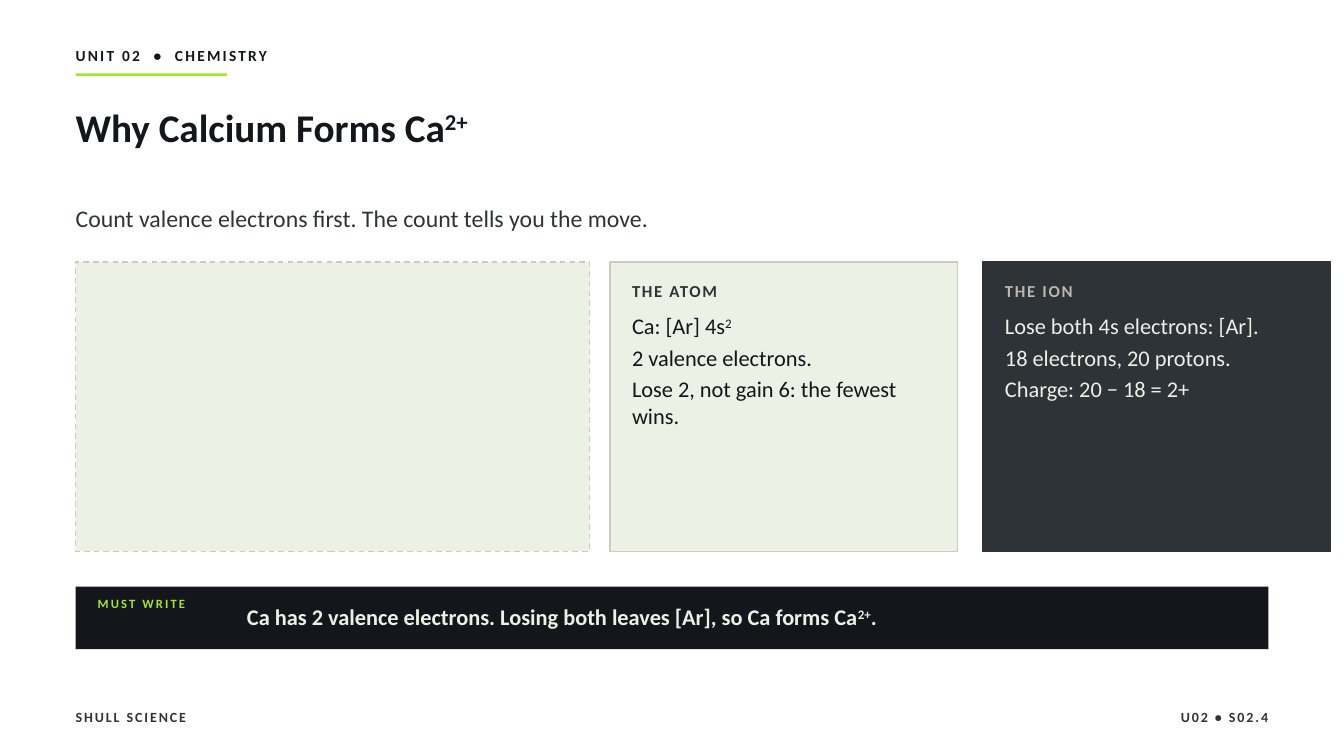
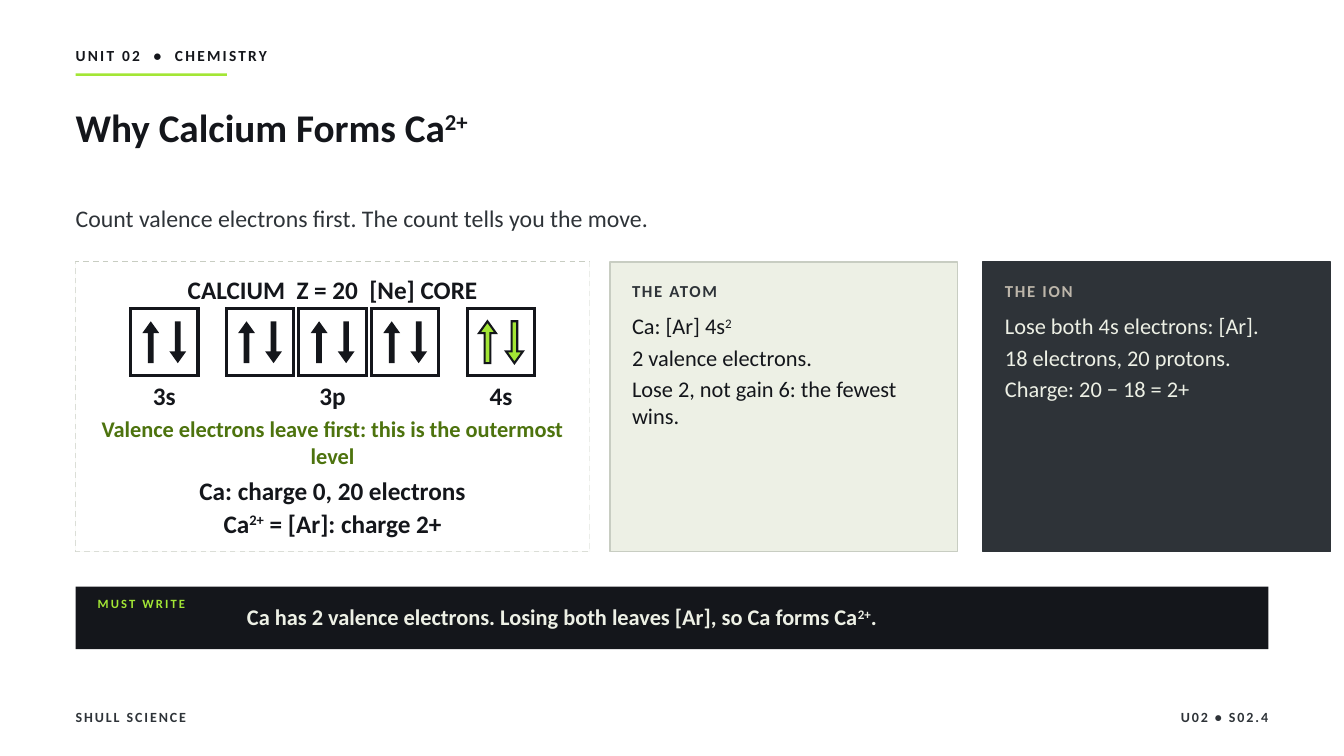
Before and after one commit to Hayabusa015/WorkWork, a slide deck: slide 17 of deliverables/chem-u02/SHULL_CHEM_Slides_U02_S02.4.pptx. Drawn at 1344x756 pixels with LibreOffice and Linux fonts; fonts in the diff are those of the drawing. Boxes give left, top, right and bottom in pixels: in the first picture for what was removed or moved away, otherwise in the second. Text is boxed around its words. In the diff, an @@ line names an element or a change of style, - is before the commit and + after.

```diff
--- a/deliverables/chem-u02/SHULL_CHEM_Slides_U02_S02.4.pptx
+++ b/deliverables/chem-u02/SHULL_CHEM_Slides_U02_S02.4.pptx
@@ rectangle added at <box>76,262,590,552</box>, fill #FFFFFF @@
@@ up arrow added at <box>142,322,159,364</box>, fill #14161B @@
@@ down arrow added at <box>169,322,187,364</box>, fill #14161B @@
@@ up arrow added at <box>238,322,255,364</box>, fill #14161B @@
@@ down arrow added at <box>265,322,282,364</box>, fill #14161B @@
@@ up arrow added at <box>311,322,328,364</box>, fill #14161B @@
@@ down arrow added at <box>338,322,355,364</box>, fill #14161B @@
@@ up arrow added at <box>383,322,400,364</box>, fill #14161B @@
@@ down arrow added at <box>410,322,427,364</box>, fill #14161B @@
@@ up arrow added at <box>479,322,496,364</box>, fill #14161B @@
@@ up arrow added at <box>479,322,496,364</box>, fill #A3E635, outline #14161B 1.5 pt @@
@@ down arrow added at <box>506,322,523,364</box>, fill #14161B @@
@@ down arrow added at <box>506,322,523,364</box>, fill #A3E635, outline #14161B 1.5 pt @@
@@ group added at <box>130,280,534,409</box>: 5 rectangles, 4 texts @@
+CALCIUM Z = 20 [Ne] CORE
+3s
+3p
+4s
@@ text added at <box>102,421,563,464</box>, 16 pt, text #4D730E, bold @@
+Valence electrons leave first: this is the outermost level
@@ text added at <box>199,482,465,505</box>, 18 pt, text #14161B, bold @@
+Ca: charge 0, 20 electrons
@@ text added at <box>288,514,441,538</box>, 18 pt, text #14161B, bold @@
+Ca2+ = [Ar]: charge 2+
```
Also in this commit, not shown: 3 other slides changed, 3 other files.
